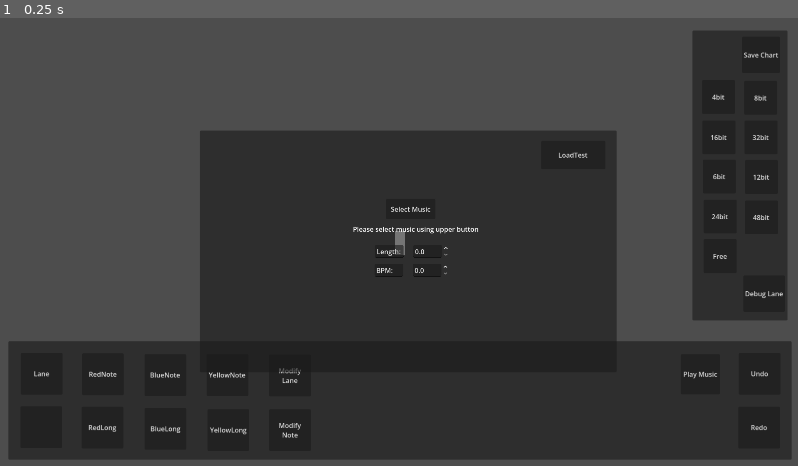
Above: before the commit, frame 1.
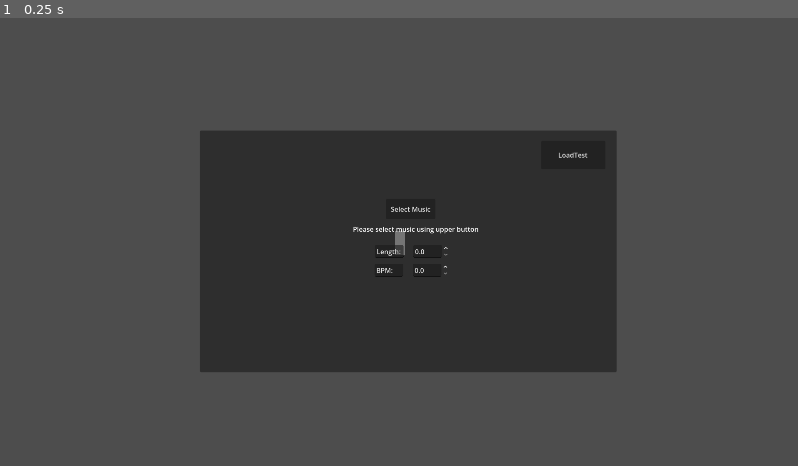
Above: after the commit, the same moment.

Repository: junu192857/Vexatonic-dash-2
Game: Godot game, scene res://Scenes/Editor.tscn
Two runs of this game, one before a commit and one after it. Both use one fixed random seed, a clock stepped at 60 frames per second and the inputs below. This scene is started directly instead of the project's main scene.
Inputs:
- Up to frame 1 (0.25 s): no input

The runs differ from the first frame. In frame 1, 30% of the frame differs, in the area x 1-100%, y 2-99%.
Error before the commit: Parse Error: Too few arguments for "insert_keyframe()" call. Expected at least 2 but received 1. (res://Scripts/EditorManager.gd:786)

Commit message:
Modify Lane - Add Keyframe done

Diff:
--- a/vexatonic-dash-2/Scripts/Connector.gd
+++ b/vexatonic-dash-2/Scripts/Connector.gd
@@ -18,14 +18,6 @@
 	if p_lane != null:
 		start_height = p_lane.get_height(start_time - Setting.time_per_note_width) if first else \
 					   p_lane.get_height(start_time)
-
-# 단노트 또는 marker에서 캐릭터가 수평으로 이동하도록 keyframe 조절
-		#if (first):
-		#	p_lane.insert_keyframe(start_time - Setting.time_per_note_width, start_height)
-		#	p_lane.insert_keyframe(start_time, start_height)
-		#	var deleted = p_lane.delete_middle_keyframe(start_time - Setting.time_per_note_width, start_time)
-		#	if (deleted != null):
-		#		p_lane.insert_keyframe(start_time + 2 * Setting.EPSILON, deleted.y)
 
 # 다음 keyframe이 나오기 전까지만 찍도록 end_time 조정
 		print("Start height: %f" % start_height)
--- a/vexatonic-dash-2/Scripts/EditorConnector.gd
+++ b/vexatonic-dash-2/Scripts/EditorConnector.gd
@@ -4,7 +4,6 @@
 #@onready var polygon:Polygon2D = $Polygon2D
 
 #var data:ConnectorData
-var lane_index: int
 var start_keyframe: Keyframe
 var end_keyframe: Keyframe
 #const PROCESSED_COLORS: Array[Color] = [Color(0.8,0,0),Color(0.0, 0.0, 0.7),Color(0.8, 0.7, 0.0)]
@@ -42,8 +41,8 @@
 func get_end_pos(start_pos:Vector2):
 	return start_pos + Vector2(data.length, data.delta_y)
 
-func set_editor_values(index:int, s_keyframe: Keyframe, e_keyframe: Keyframe):
-	lane_index = index
+func set_editor_values(p_lane: Lane, s_keyframe: Keyframe, e_keyframe: Keyframe):
+	lane = p_lane
 	start_keyframe = s_keyframe
 	end_keyframe = e_keyframe
 
--- a/vexatonic-dash-2/Scripts/EditorManager.gd
+++ b/vexatonic-dash-2/Scripts/EditorManager.gd
@@ -252,7 +252,7 @@
 			generate_modify_preview()
 		else:
 			if (previous_connector or next_connector):
-				cancel_moving_connector()
+				cancel_modify()
 			if (keyframe_indicator != null):
 				keyframe_indicator.queue_free()
 				keyframe_indicator = null
@@ -504,7 +504,7 @@
 						next_connector.start_keyframe = new_keyframe
 						next_connector.set_data_from_keyframes()
 				else:
-					cancel_moving_connector()
+					cancel_modify()
 					return
 				if (keyframe_indicator == null):
 					keyframe_indicator = put_keyframe_indicator(new_keyframe)
@@ -512,7 +512,7 @@
 			NoteSelection.ModifyNote:
 				pass
 
-func cancel_moving_connector():
+func cancel_modify():
 	if (target_keyframe.lane_index != -1):
 		if previous_connector:
 			previous_connector.end_keyframe = target_keyframe
@@ -688,7 +688,7 @@
 	print("New initial line added with initial y %f and next y %f" % [lane_start_pos.y, preview.get_end_pos(lane_start_pos).y ])
 	levelData.lanes.append(new_lane)
 	new_lane.add_editor_connector(preview)
-	preview.set_editor_values(new_index, new_start_keyframe, new_end_keyframe)
+	preview.set_editor_values(new_lane, new_start_keyframe, new_end_keyframe)
 
 func _place_lane_case2():
 	print("CASE 2 ACTIVATED")
@@ -703,7 +703,7 @@
 	print("New initial line added with initial y %f and next y %f" % [lane_start_pos.y,preview.get_end_pos(lane_start_pos).y ])
 	levelData.lanes.append(new_lane)
 	target_lane.add_editor_connector(preview)
-	preview.set_editor_values(new_index, new_start_keyframe, new_end_keyframe)
+	preview.set_editor_values(new_lane, new_start_keyframe, new_end_keyframe)
 
 func _place_lane_case3():
 	print("CASE 3 ACTIVATED")
@@ -711,7 +711,7 @@
 	new_end_keyframe.set_lane(target_lane.lane_index)
 	print("Lane %d: added new keyframe with y %f" % [target_lane.lane_index, preview.get_end_pos(lane_start_pos).y])
 	target_lane.add_editor_connector(preview)
-	preview.set_editor_values(target_lane.lane_index, target_lane.keyframes[-1], new_end_keyframe)
+	preview.set_editor_values(target_lane, target_lane.keyframes[-1], new_end_keyframe)
 	target_lane.add_keyframe(new_end_keyframe)
 
 func _on_modify():
@@ -746,7 +746,7 @@
 			# 3. next_connector 새로 만들기
 			next_connector = CONNECTOR_SCENE.instantiate()
 			add_child(next_connector)
-			next_connector.set_editor_values(target_lane.lane_index, target_keyframe, old_end_keyframe)
+			next_connector.set_editor_values(target_lane, target_keyframe, old_end_keyframe)
 			next_connector.set_data_from_keyframes()
 
 			current_state = EditorState.Placing
@@ -770,21 +770,20 @@
 		if (target_keyframe.lane_index == -1):
 			# 1. target_keyframe을 현재 마우스 위치로 수정 (in-place, to preserve connector references)
 			target_keyframe.kf = Vector2(Setting.get_time_from_posx(snapped_x), mouse_pos.y)
+			previous_connector.end_keyframe = target_keyframe
+			previous_connector.set_data_from_keyframes()
+			next_connector.start_keyframe = target_keyframe
+			next_connector.set_data_from_keyframes()
+			target_lane.insert_editor_connector(next_connector)
+			target_lane.insert_keyframe(target_keyframe)
+		else:
+			target_keyframe.kf = Vector2(Setting.get_time_from_posx(snapped_x), mouse_pos.y)
 			if previous_connector:
 				previous_connector.end_keyframe = target_keyframe
 				previous_connector.set_data_from_keyframes()
 			if next_connector:
 				next_connector.start_keyframe = target_keyframe
 				next_connector.set_data_from_keyframes()
-		else:
-			target_keyframe.lane_index = target_lane.lane_index
-			target_keyframe.kf = Vector2(Setting.get_time_from_posx(snapped_x), mouse_pos.y)
-			previous_connector.end_keyframe = target_keyframe
-			previous_connector.set_data_from_keyframes()
-			next_connector.start_keyframe = target_keyframe
-			next_connector.set_data_from_keyframes()
-			target_lane.insert_keyframe(target_keyframe)
-			target_lane.add_editor_connector(next_connector)
 		# 2. cleanup
 		cleanup_modify_values()
 		# 3. Ready로 복귀
@@ -979,7 +978,7 @@
 			var connector = CONNECTOR_SCENE.instantiate()
 			add_child(connector)
 			connector.set_editor_color(-1)
-			connector.set_editor_values(lane.lane_index, lane.keyframes[i], lane.keyframes[i+1])
+			connector.set_editor_values(lane, lane.keyframes[i], lane.keyframes[i+1])
 			connector.set_data_from_keyframes()
 			connector.global_position = start_pos
 			lane.add_editor_connector(connector)
--- a/vexatonic-dash-2/Scripts/Scripts_without_Node/Lane.gd
+++ b/vexatonic-dash-2/Scripts/Scripts_without_Node/Lane.gd
@@ -17,29 +17,33 @@
 func adjust_keyframe(note_time: float, note_height: float):
 	var first_time = note_time - Setting.time_per_note_width / 2
 	var second_time = note_time + Setting.time_per_note_width / 2
-	insert_keyframe(first_time, note_height)
-	insert_keyframe(second_time, note_height)
+	var first_keyframe = Keyframe.new(first_time, note_height)
+	var second_keyframe = Keyframe.new(second_time, note_height)
+	insert_keyframe(first_keyframe)
+	insert_keyframe(second_keyframe)
 	var deleted = delete_middle_keyframe(first_time, second_time)
 	if (deleted != null):
 		if (deleted.kf.y != note_height):
 			var deleted2 = delete_middle_keyframe(second_time, second_time + Setting.EPSILON)
-			if (deleted2 != null):
-				insert_keyframe(second_time + Setting.EPSILON, deleted2.kf.y)
-			else: insert_keyframe(second_time + Setting.EPSILON, deleted.kf.y)
+			if deleted2 != null:
+				insert_keyframe(Keyframe.new(second_time + Setting.EPSILON, deleted2.kf.y))
+			else:
+				insert_keyframe(Keyframe.new(second_time + Setting.EPSILON, deleted.kf.y))
 
 func add_keyframe(keyframe: Keyframe):
 	delete_middle_keyframe(keyframe.kf.x - Setting.EPSILON, keyframe.kf.x + Setting.EPSILON)
+	keyframe.set_lane(lane_index)
 	keyframes.append(keyframe)
 
-func insert_keyframe(time: float, height: float):
+func insert_keyframe(keyframe: Keyframe):
+	var time = keyframe.kf.x
 	delete_middle_keyframe(time - Setting.EPSILON, time + Setting.EPSILON)
-	var new_kf = Keyframe.new(time, height)
-	new_kf.set_lane(lane_index)
+	keyframe.set_lane(lane_index)
 	for i in range(keyframes.size()):
 		if keyframes[i].kf.x > time:
-			keyframes.insert(i, new_kf)
+			keyframes.insert(i, keyframe)
 			return
-	keyframes.append(new_kf)
+	keyframes.append(keyframe)
 
 func delete_middle_keyframe(time1: float, time2: float):
 	var deleted = keyframes.filter(func(kf: Keyframe): return kf.kf.x > time1 and kf.kf.x < time2)
@@ -109,6 +113,13 @@
 func add_editor_connector(connector: EConnector):
 	editor_connectors.append(connector)
 
+func insert_editor_connector(connector: EConnector):
+	for i in range(editor_connectors.size()):
+		if editor_connectors[i].start_keyframe.kf.x > connector.start_keyframe.kf.x:
+			editor_connectors.insert(i, connector)
+			return
+	editor_connectors.append(connector)
+
 func find_editor_connector(keyframe: Keyframe):
 	for connector in editor_connectors:
 		pass
